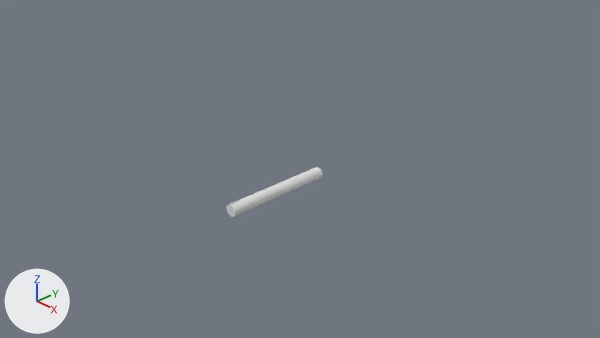
Before and after pictures for a commit that changed the Blender file Assets/Models/Models.blend.
Before and after are seen from the file's camera 'Camera'. Arrows for +X, +Y and +Z are at lower left; the lights stay in place.

Before the edit, the objects in view are built like this:
```python
me_cylinder = bpy.data.meshes.new('Cylinder')
me_cylinder.from_pydata(...)  # 67 vertices, 38 faces; spans x -0.11..0.11, y -1.0..1.0, z -0.11..0.15
ob_machinegun = bpy.data.objects.new('MachineGun', me_cylinder)
ob_machinegun.location = (0.0, 0.0, 0.0)
```
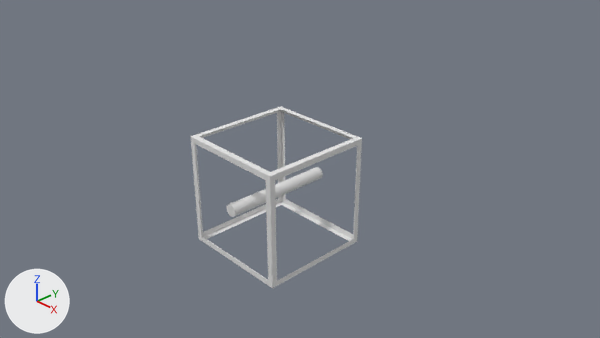
Location of each change, [x1, y1, x2, y2] in pixels of the pictures (600 x 338 px):
'CubeFrame', added
    after: [190, 106, 362, 288]

The change, as a diff of the scene's bpy script:
```diff
--- a/Assets/Models/Models.blend.py
+++ b/Assets/Models/Models.blend.py
@@ mat_white @@
+mat_white = diffuse_material('White')
+mat_white.base_color = (0.8, 0.8, 0.8)  # white #e7e7e7
@@ me_cube_003 @@
+me_cube_003.from_pydata(...)  # 32 vertices, 24 faces; spans x -1.0..1.0, y -1.0..1.0, z -1.0..1.0
+me_cube_003.materials.append(mat_white)  # white #e7e7e7
@@ ob_cubeframe @@
+ob_cubeframe = bpy.data.objects.new('CubeFrame', me_cube_003)
+ob_cubeframe.location = (0.0, 0.0, 0.0)
```
